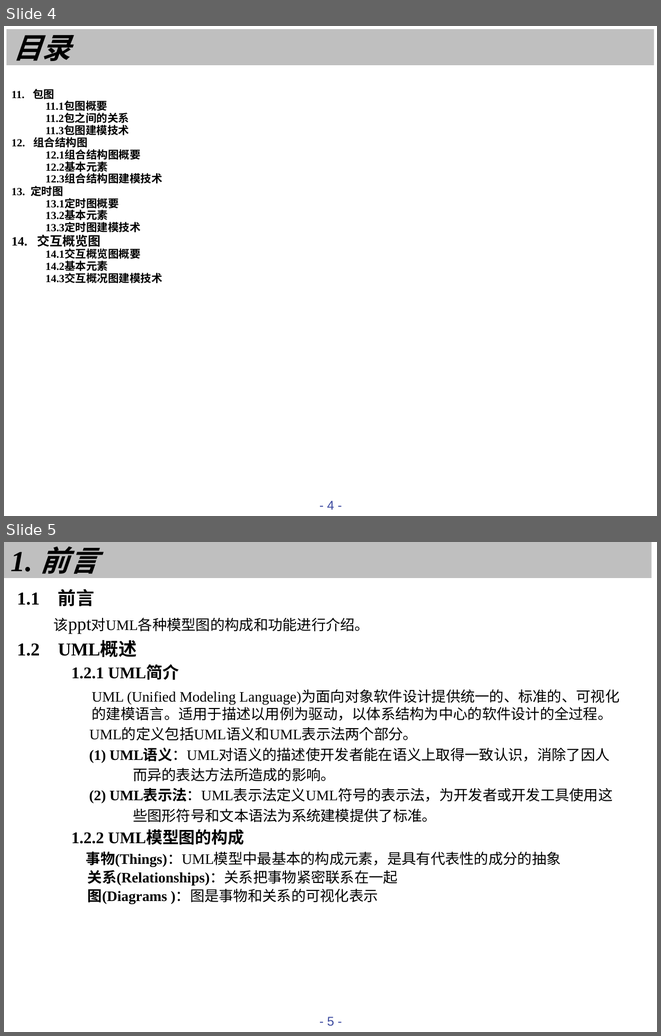
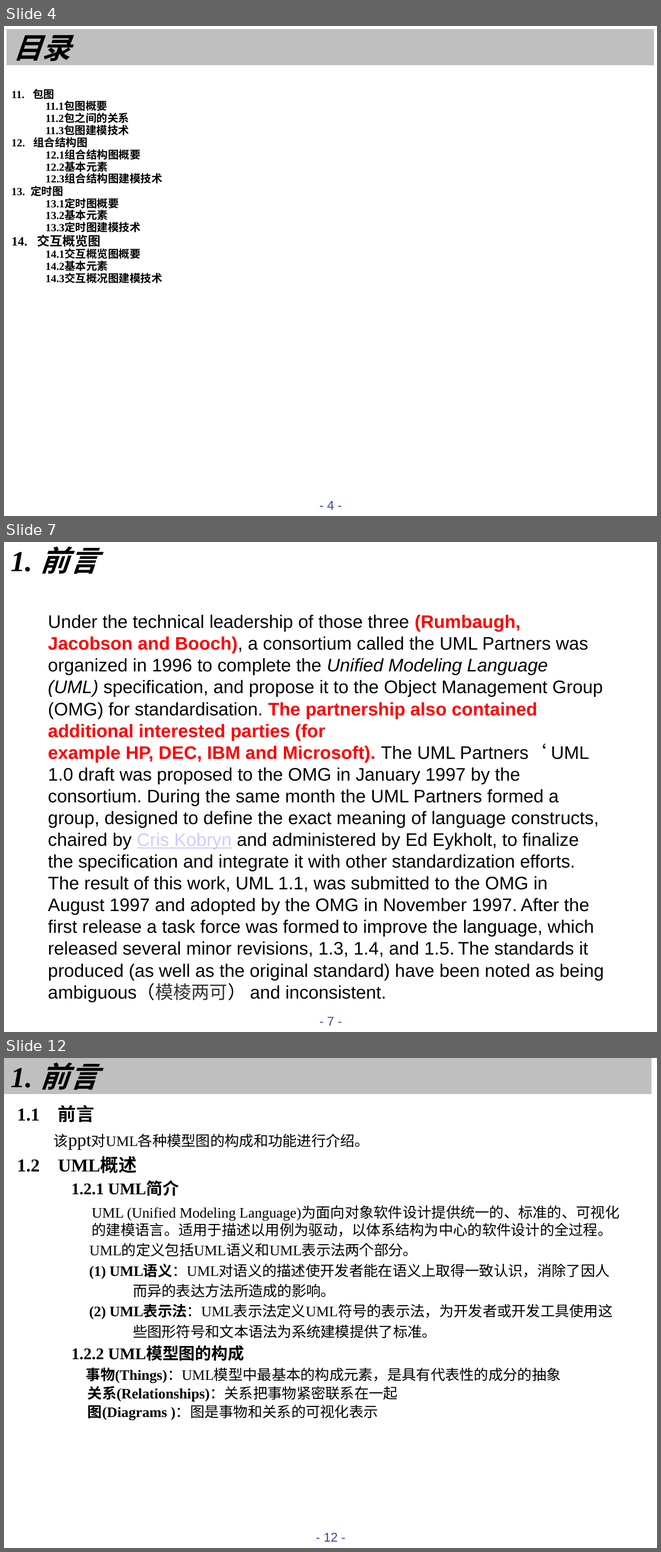
Before and after one commit to tmaczjj/2017work, a slide deck: week4/[prd-03,31501311]uml ppt.pptx. Shown one above the other, each under a label of ours: slides 4 and 5 before the commit, slides 4, 7 and 12 after it; the slides between them are not shown. The pictures are 661x1036 and 661x1552 pixels, drawn with LibreOffice and Linux fonts; fonts in the diff are those of the drawing. Boxes give left, top, right and bottom in pixels: in the first picture for what was removed or moved away, otherwise in the second. Text is boxed around its words. In the diff, an @@ line names an element or a change of style, - is before the commit and + after.

```diff
--- a/week4/[prd-03,31501311]uml ppt.pptx
+++ b/week4/[prd-03,31501311]uml ppt.pptx
@@ slide 7 added at box(4, 542, 657, 1032), background #FFFFFF; not listed: 1 template element that a slide beside it also shows @@
@@ text added at box(10, 546, 99, 574), 32 pt, text #000000, bold, italic @@
+1. 前言
@@ text added at box(48, 615, 604, 1002), 20 pt, text #000000 @@
+Under the technical leadership of those three (Rumbaugh, Jacobson and Booch), a consortium called the UML Partners was organized in 1996 to complete the Unified Modeling Language (UML) specification, and propose it to the Object Management Group (OMG) for standardisation. The partnership also contained additional interested parties (for example HP, DEC, IBM and Microsoft). The UML Partners‘ UML 1.0 draft was proposed to the OMG in January 1997 by the consortium. During the same month the UML Partners formed a group, designed to define the exact meaning of language constructs, chaired by Cris Kobryn and administered by Ed Eykholt, to finalize the specification and integrate it with other standardization efforts. The result of this work, UML 1.1, was submitted to the OMG in August 1997 and adopted by the OMG in November 1997. After the first release a task force was formed to improve the language, which released several minor revisions, 1.3, 1.4, and 1.5. The standards it produced (as well as the original standard) have been noted as being ambiguous（模棱两可） and inconsistent.
@@ what was slide 5 is now slide 12 @@
@@ page number at box(324, 1532, 338, 1541): text changed @@
-- 5 -
+- 12 -
```
Also in this commit, not shown: 1 slide changed, 7 other slides added.
